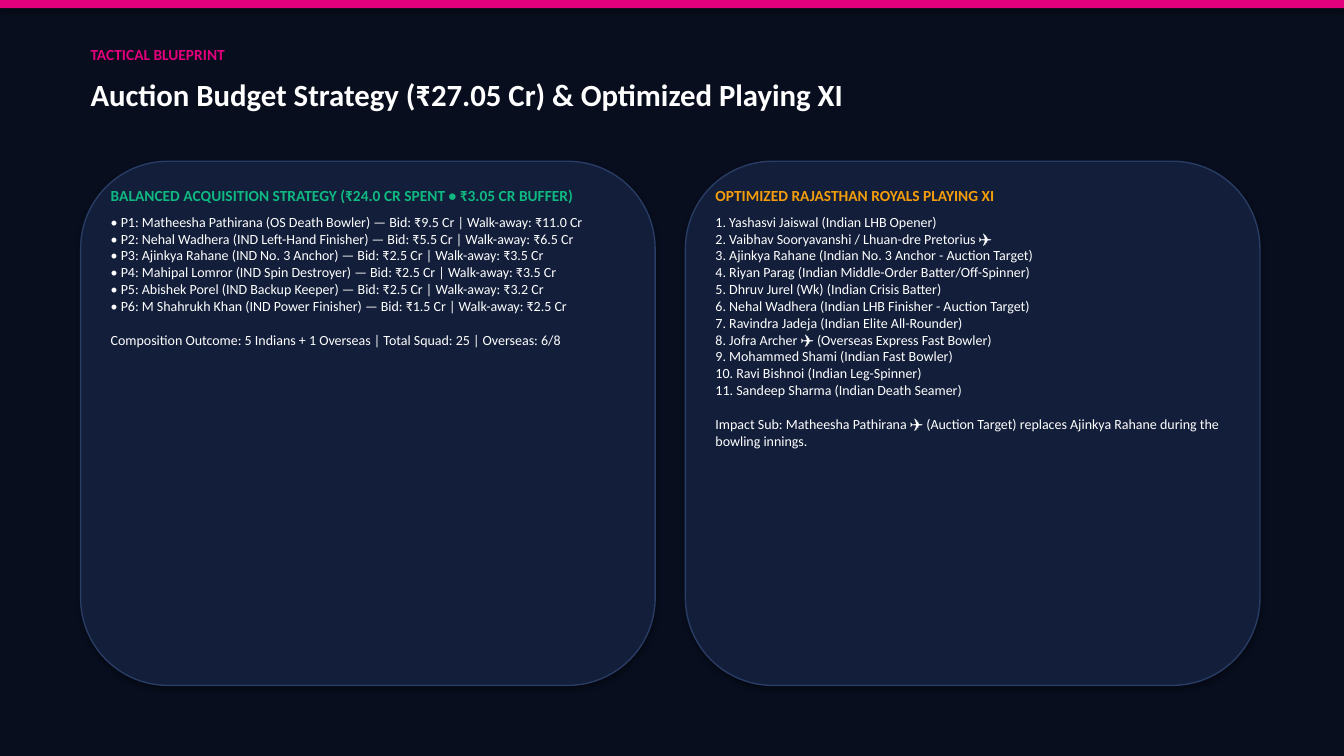
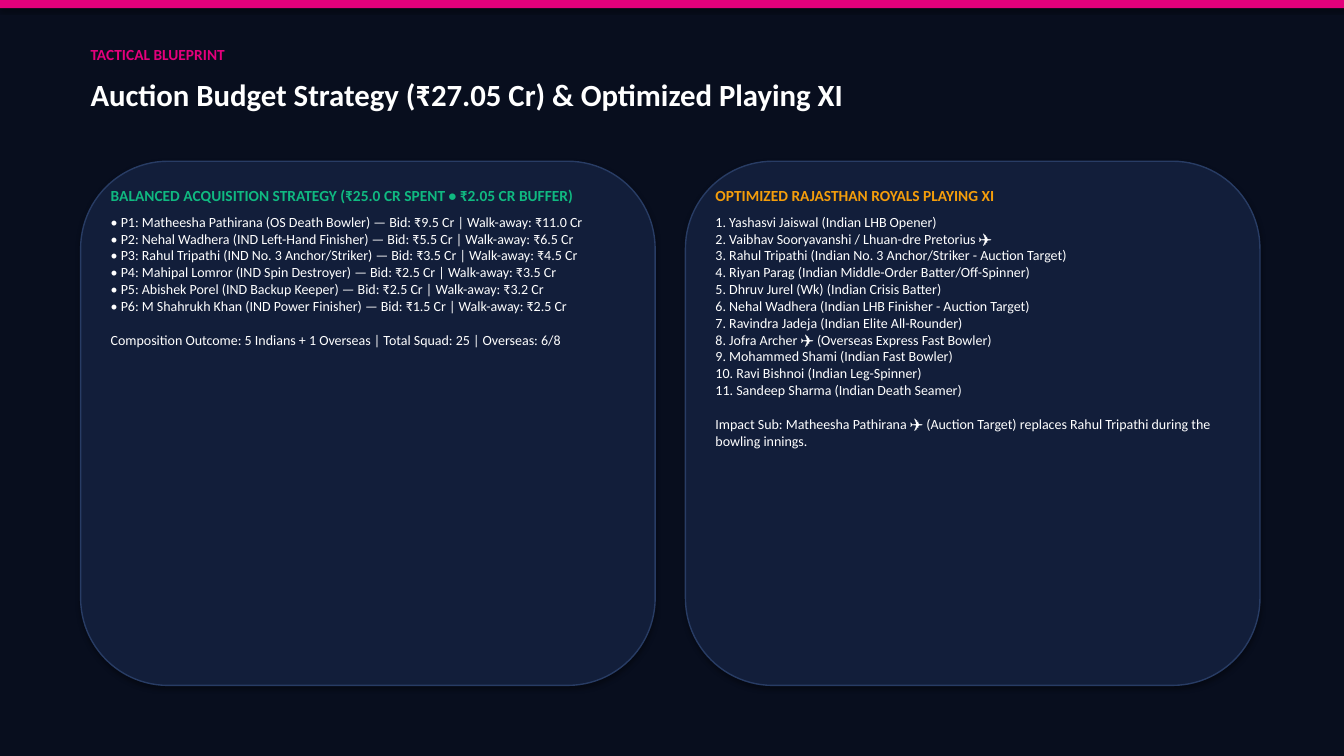
Before and after one commit to Devendra-1112/RR, a slide deck: slide 6 of RR_SupeRR_Selector_Auction_Strategy.pptx. Drawn at 1344x756 pixels with LibreOffice and Linux fonts; fonts in the diff are those of the drawing. Boxes give left, top, right and bottom in pixels: in the first picture for what was removed or moved away, otherwise in the second. Text is boxed around its words. In the diff, an @@ line names an element or a change of style, - is before the commit and + after.

Commit message:
Auction Audit Update: Exclude Ajinkya Rahane (unavailable for 2027), promote Rahul Tripathi to #1 Samson replacement at No. 3, add Abhinav Manohar, and update all deliverables and dashboard

```diff
--- a/RR_SupeRR_Selector_Auction_Strategy.pptx
+++ b/RR_SupeRR_Selector_Auction_Strategy.pptx
@@ text at bbox=[111, 190, 582, 347]: text changed @@
-BALANCED ACQUISITION STRATEGY (₹24.0 CR SPENT • ₹3.05 CR BUFFER)
-• P1: Matheesha Pathirana (OS Death Bowler) — Bid: ₹9.5 Cr | Walk-away: ₹11.0 Cr
-• P2: Nehal Wadhera (IND Left-Hand Finisher) — Bid: ₹5.5 Cr | Walk-away: ₹6.5 Cr
-• P3: Ajinkya Rahane (IND No. 3 Anchor) — Bid: ₹2.5 Cr | Walk-away: ₹3.5 Cr
-• P4: Mahipal Lomror (IND Spin Destroyer) — Bid: ₹2.5 Cr | Walk-away: ₹3.5 Cr
-• P5: Abishek Porel (IND Backup Keeper) — Bid: ₹2.5 Cr | Walk-away: ₹3.2 Cr
-• P6: M Shahrukh Khan (IND Power Finisher) — Bid: ₹1.5 Cr | Walk-away: ₹2.5 Cr
-Composition Outcome: 5 Indians + 1 Overseas | Total Squad: 25 | Overseas: 6/8
+BALANCED ACQUISITION STRATEGY (₹25.0 CR SPENT • ₹2.05 CR BUFFER)
+• P1: Matheesha Pathirana (OS Death Bowler) — Bid: ₹9.5 Cr | Walk-away: ₹11.0 Cr
+• P2: Nehal Wadhera (IND Left-Hand Finisher) — Bid: ₹5.5 Cr | Walk-away: ₹6.5 Cr
+• P3: Rahul Tripathi (IND No. 3 Anchor/Striker) — Bid: ₹3.5 Cr | Walk-away: ₹4.5 Cr
+• P4: Mahipal Lomror (IND Spin Destroyer) — Bid: ₹2.5 Cr | Walk-away: ₹3.5 Cr
+• P5: Abishek Porel (IND Backup Keeper) — Bid: ₹2.5 Cr | Walk-away: ₹3.2 Cr
+• P6: M Shahrukh Khan (IND Power Finisher) — Bid: ₹1.5 Cr | Walk-away: ₹2.5 Cr
+Composition Outcome: 5 Indians + 1 Overseas | Total Squad: 25 | Overseas: 6/8
@@ text at bbox=[715, 217, 1210, 449]: text changed @@
-1. Yashasvi Jaiswal (Indian LHB Opener)
-2. Vaibhav Sooryavanshi / Lhuan-dre Pretorius ✈️
-3. Ajinkya Rahane (Indian No. 3 Anchor - Auction Target)
-4. Riyan Parag (Indian Middle-Order Batter/Off-Spinner)
-5. Dhruv Jurel (Wk) (Indian Crisis Batter)
-6. Nehal Wadhera (Indian LHB Finisher - Auction Target)
-7. Ravindra Jadeja (Indian Elite All-Rounder)
-8. Jofra Archer ✈️ (Overseas Express Fast Bowler)
-9. Mohammed Shami (Indian Fast Bowler)
-10. Ravi Bishnoi (Indian Leg-Spinner)
-11. Sandeep Sharma (Indian Death Seamer)
-Impact Sub: Matheesha Pathirana ✈️ (Auction Target) replaces Ajinkya Rahane during the bowling innings.
+1. Yashasvi Jaiswal (Indian LHB Opener)
+2. Vaibhav Sooryavanshi / Lhuan-dre Pretorius ✈️
+3. Rahul Tripathi (Indian No. 3 Anchor/Striker - Auction Target)
+4. Riyan Parag (Indian Middle-Order Batter/Off-Spinner)
+5. Dhruv Jurel (Wk) (Indian Crisis Batter)
+6. Nehal Wadhera (Indian LHB Finisher - Auction Target)
+7. Ravindra Jadeja (Indian Elite All-Rounder)
+8. Jofra Archer ✈️ (Overseas Express Fast Bowler)
+9. Mohammed Shami (Indian Fast Bowler)
+10. Ravi Bishnoi (Indian Leg-Spinner)
+11. Sandeep Sharma (Indian Death Seamer)
+Impact Sub: Matheesha Pathirana ✈️ (Auction Target) replaces Rahul Tripathi during the bowling innings.
```
Also in this commit, not shown: 2 other slides changed, 12 other files.
